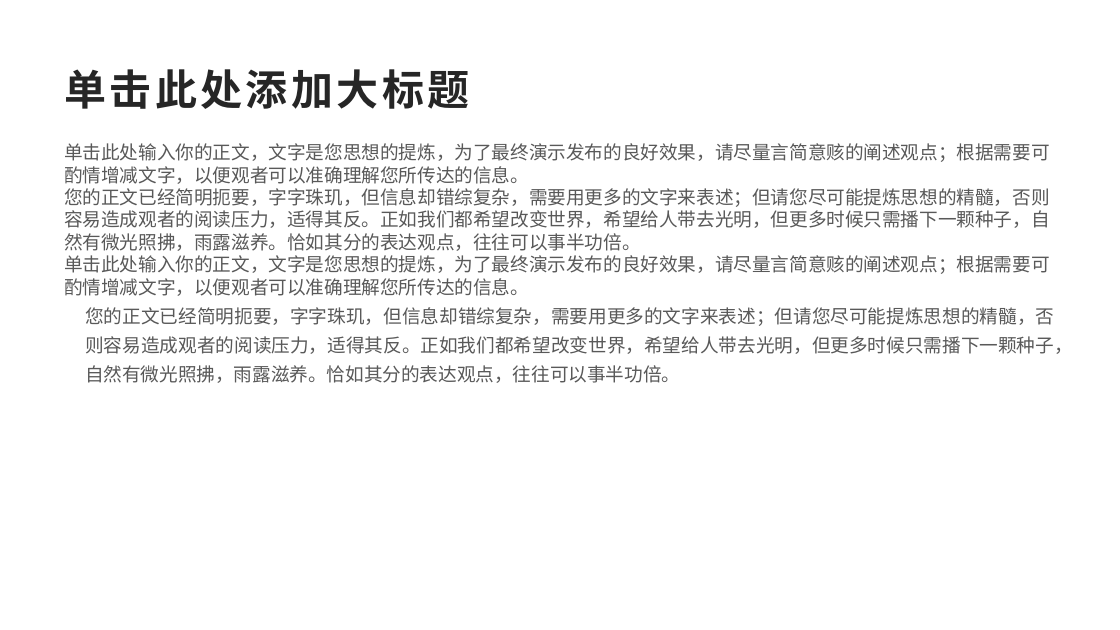
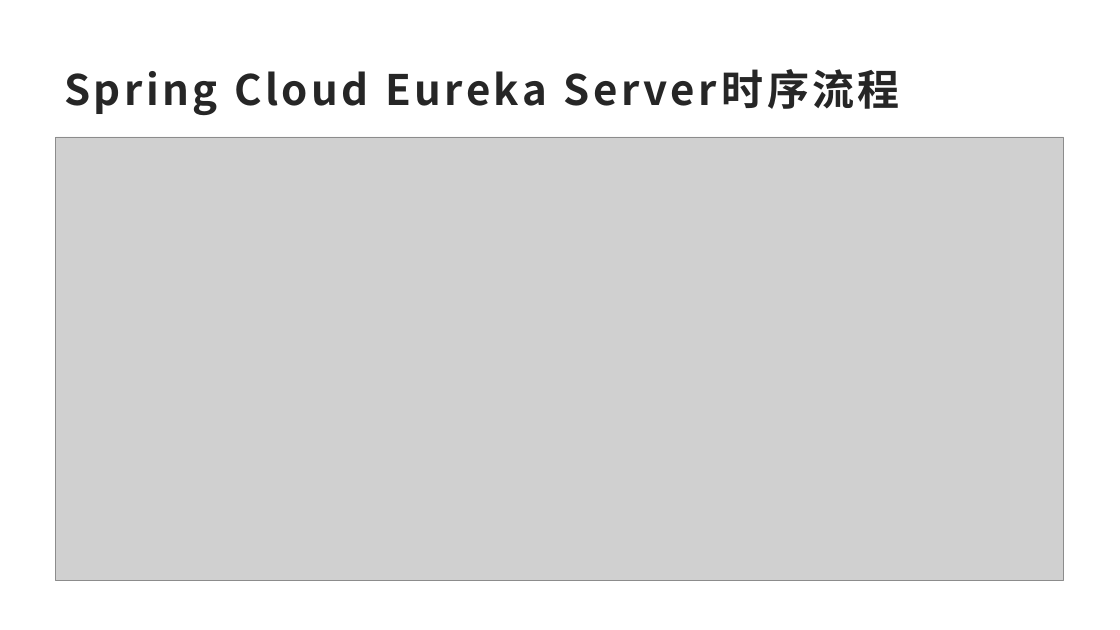
Before and after one commit to dylan7168/springcloud, a slide deck: slide 15 of document/SpringCloud融会贯通/01-Eureka源码解析.pptx (slide 11 before the commit). Drawn at 1120x630 pixels with LibreOffice and Linux fonts; fonts in the diff are those of the drawing; grey boxes stand for pictures. Boxes give left, top, right and bottom in pixels: in the first picture for what was removed or moved away, otherwise in the second. Text is boxed around its words. In the diff, an @@ line names an element or a change of style, - is before the commit and + after.

Commit message:
update

```diff
--- a/document/SpringCloud融会贯通/01-Eureka源码解析.pptx
+++ b/document/SpringCloud融会贯通/01-Eureka源码解析.pptx
@@ text at box(64, 71, 547, 115): text changed @@
-单击此处添加大标题
+Spring Cloud Eureka Server时序流程
@@ picture added at box(56, 137, 1065, 581) @@
```
Also in this commit, not shown: 4 slides added.
